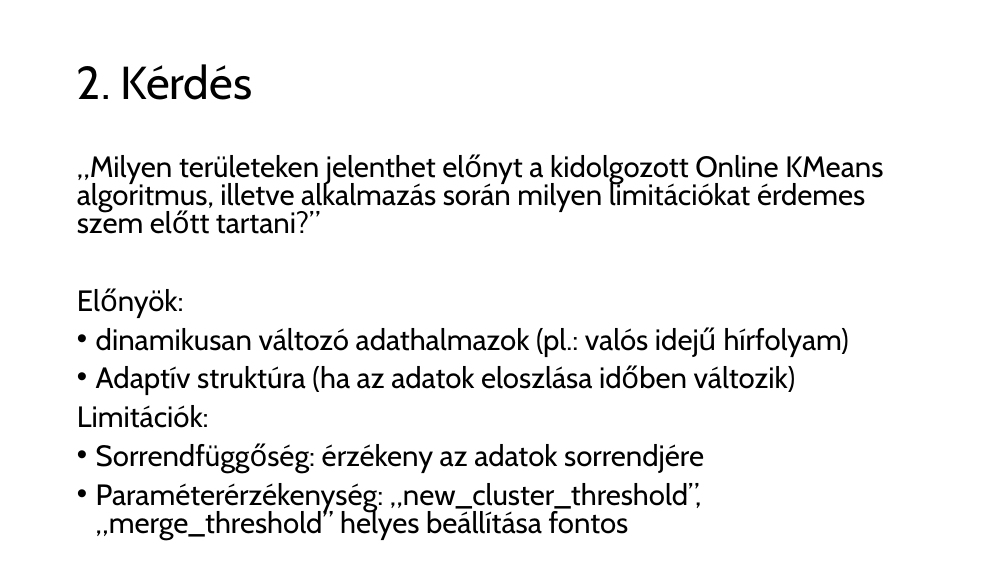
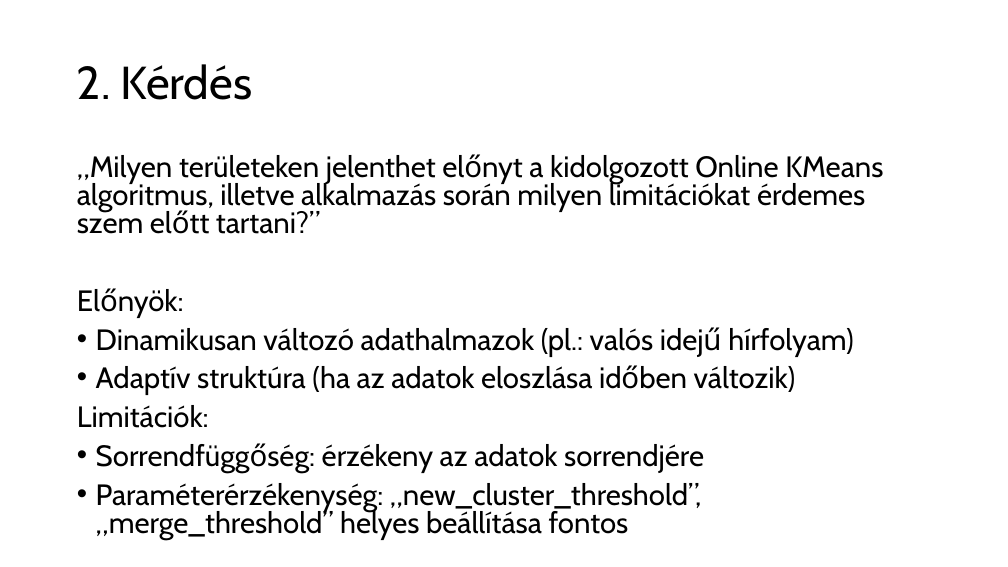
Before and after one commit to czotterbenedek/szakdoga_tdk, a slide deck: slide 25 of szakdoga/szakdolgozat_vedes.pptx. Drawn at 1008x567 pixels with LibreOffice and Linux fonts; fonts in the diff are those of the drawing. Boxes give left, top, right and bottom in pixels: in the first picture for what was removed or moved away, otherwise in the second. Text is boxed around its words. In the diff, an @@ line names an element or a change of style, - is before the commit and + after.

```diff
--- a/szakdoga/szakdolgozat_vedes.pptx
+++ b/szakdoga/szakdolgozat_vedes.pptx
@@ text at (96,328,853,357): text changed @@
-• dinamikusan változó adathalmazok (pl.: valós idejű hírfolyam)
+• Dinamikusan változó adathalmazok (pl.: valós idejű hírfolyam)
```
Also in this commit, not shown: 20 other slides changed, 7 slides removed.
